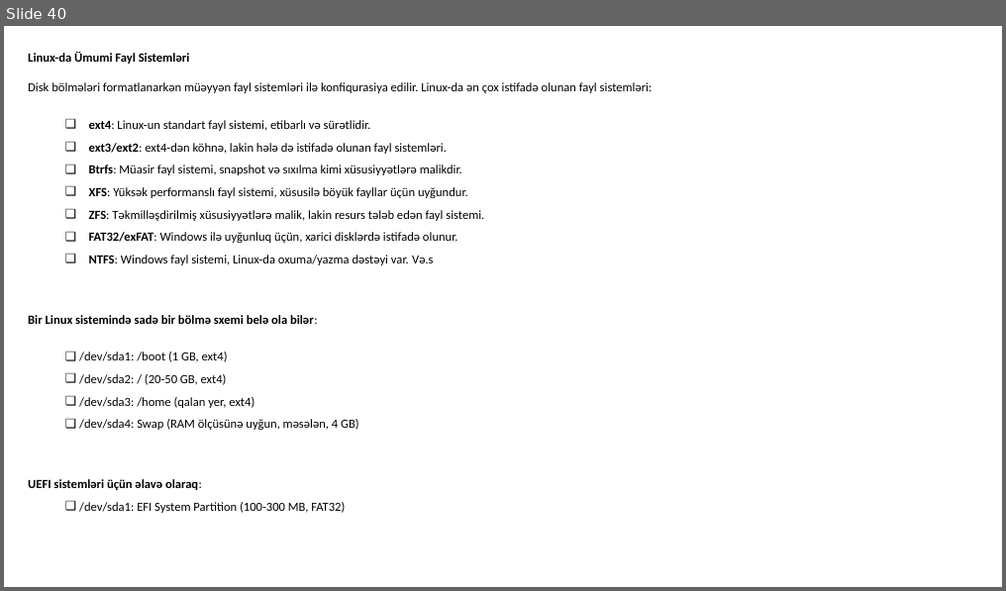
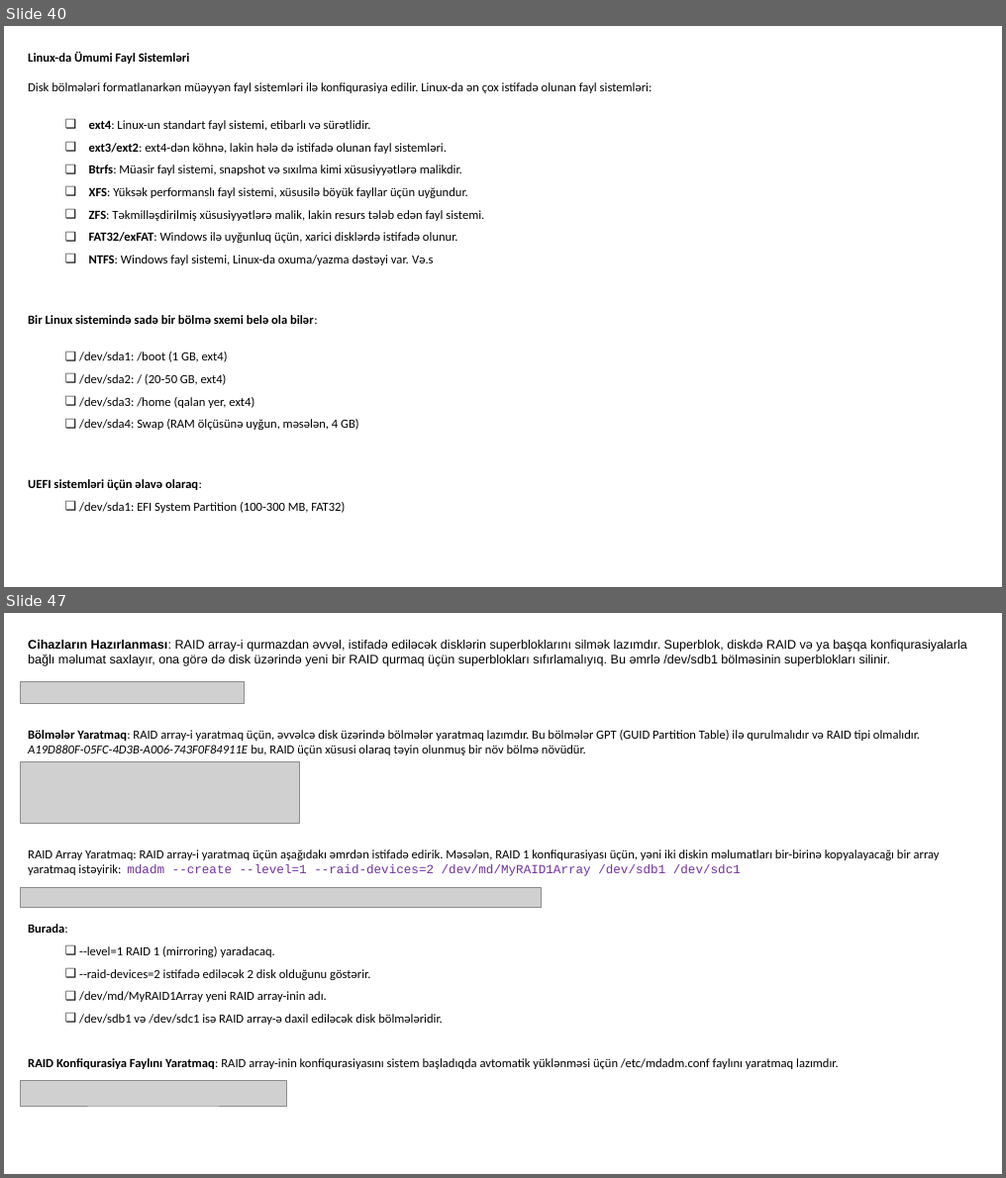
Before and after one commit to codeurient/DevOps, a slide deck: .lessons/1 operating systems/1 linux/1.pptx. Shown one above the other, each under a label of ours: slide 40 before the commit, slides 40 and 47 after it; the slides between them are not shown. The pictures are 1006x591 and 1006x1178 pixels, drawn with LibreOffice and Linux fonts; fonts in the diff are those of the drawing; grey boxes stand for pictures. Boxes give left, top, right and bottom in pixels: in the first picture for what was removed or moved away, otherwise in the second. Text is boxed around its words. In the diff, an @@ line names an element or a change of style, - is before the commit and + after.

Commit message:
mdadm

```diff
--- a/.lessons/1 operating systems/1 linux/1.pptx
+++ b/.lessons/1 operating systems/1 linux/1.pptx
@@ slide 47 added at [4,613,1002,1174], background #FFFFFF @@
@@ text added at [28,640,967,1069], 12 pt, text #000000 @@
+Cihazların Hazırlanması: RAID array-i qurmazdan əvvəl, istifadə ediləcək disklərin superbloklarını silmək lazımdır. Superblok, diskdə RAID və ya başqa konfiqurasiyalarla bağlı məlumat saxlayır, ona görə də disk üzərində yeni bir RAID qurmaq üçün superblokları sıfırlamalıyıq. Bu əmrlə /dev/sdb1 bölməsinin superblokları silinir.
+Bölmələr Yaratmaq: RAID array-i yaratmaq üçün, əvvəlcə disk üzərində bölmələr yaratmaq lazımdır. Bu bölmələr GPT (GUID Partition Table) ilə qurulmalıdır və RAID tipi olmalıdır. A19D880F-05FC-4D3B-A006-743F0F84911E bu, RAID üçün xüsusi olaraq təyin olunmuş bir növ bölmə növüdür.
+RAID Array Yaratmaq: RAID array-i yaratmaq üçün aşağıdakı əmrdən istifadə edirik. Məsələn, RAID 1 konfiqurasiyası üçün, yəni iki diskin məlumatları bir-birinə kopyalayacağı bir array yaratmaq istəyirik: mdadm --create --level=1 --raid-devices=2 /dev/md/MyRAID1Array /dev/sdb1 /dev/sdc1
+Burada:
+  ❑ --level=1 RAID 1 (mirroring) yaradacaq.
+  ❑ --raid-devices=2 istifadə ediləcək 2 disk olduğunu göstərir.
+  ❑ /dev/md/MyRAID1Array yeni RAID array-inin adı.
+  ❑ /dev/sdb1 və /dev/sdc1 isə RAID array-ə daxil ediləcək disk bölmələridir.
+RAID Konfiqurasiya Faylını Yaratmaq: RAID array-inin konfiqurasiyasını sistem başladıqda avtomatik yüklənməsi üçün /etc/mdadm.conf faylını yaratmaq lazımdır.
@@ picture added at [21,681,245,703] @@
@@ picture added at [21,761,300,823] @@
@@ picture added at [21,888,542,907] @@
@@ picture added at [21,1080,286,1106] @@
```
Also in this commit, not shown: 23 other slides added, 1 slide removed.
